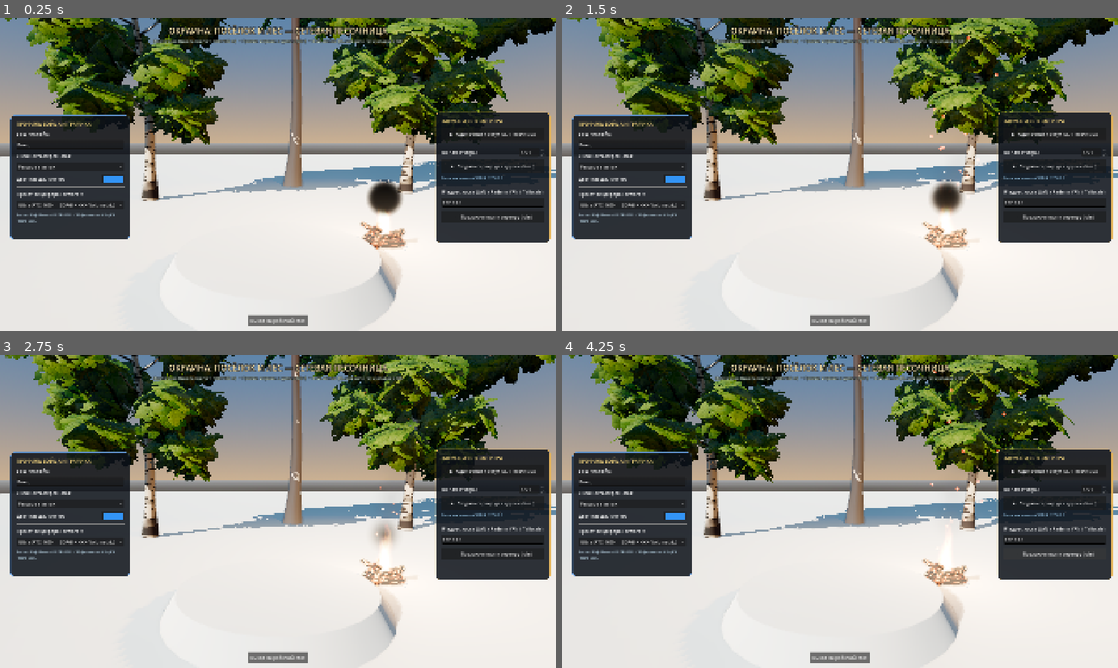
Above: before the commit, frames 1-4 (two rows, left to right).
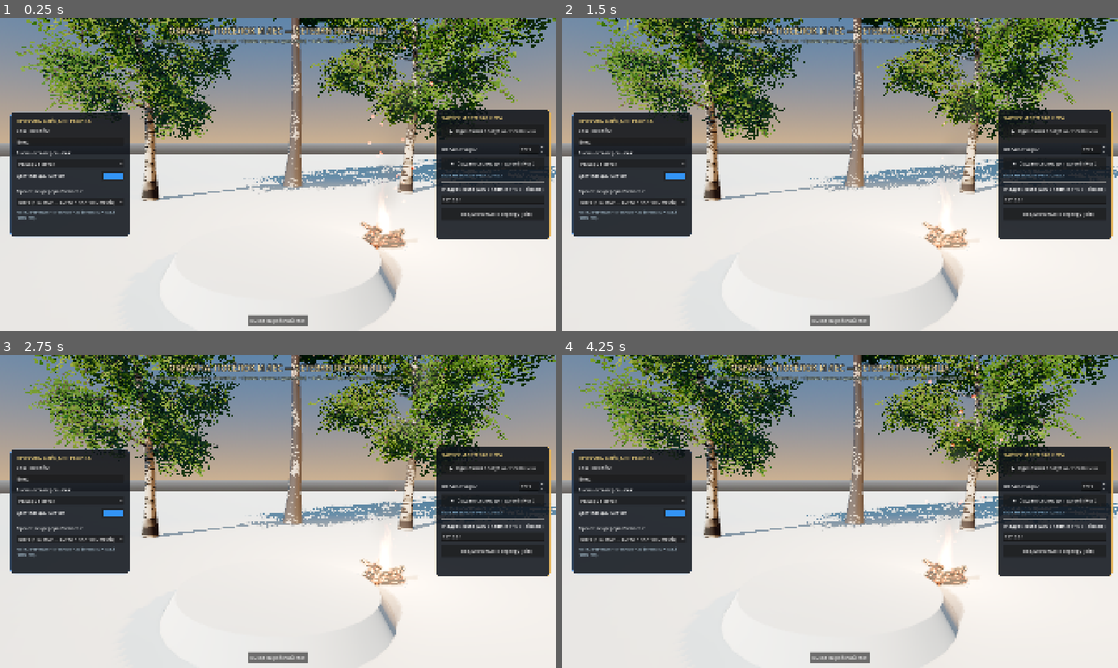
Above: after the commit, the same moments.

Repository: shooorf/dvor
Game: Godot game, scene res://src/ui/main_menu.tscn
Two runs of this game, one before a commit and one after it. Both use one fixed random seed, a clock stepped at 60 frames per second and the inputs below.
Inputs (mouse positions are in pixels of both pictures, inside the frame that each line leads up to):
- Up to frame 1 (0.25 s): no input
- Up to frame 2 (1.5 s): move the mouse to (962, 158) at 0.52 s; hold D (move_right) 0.53-1.28 s; tap Middle mouse button (attack_heavy) at 0.6 s; tap Space (jump) at 0.77 s; move the mouse to (728, 190) at 1.27 s; hold S (move_back) from 1.28 s (still down); click (728, 190) at 1.35 s
- Up to frame 3 (2.75 s): tap Space (jump) at 1.52 s; move the mouse to (333, 442) at 2.02 s; release S (move_back) at 2.03 s; hold D (move_right) from 2.03 s (still down); hold Right mouse button (block_aim) from 2.03 s (still down)
- Up to frame 4 (4.25 s): move the mouse to (812, 574) at 2.77 s; release D (move_right) at 2.78 s; release Right mouse button (block_aim) at 2.78 s; hold W (move_forward) 2.78-3.53 s; tap Ctrl (crouch) at 2.85 s; tap Space (jump) at 3.02, 3.77 s; move the mouse to (1006, 558) at 3.52 s; hold A (move_left) from 3.53 s (still down); tap Alt (dodge) at 3.6 s

The runs differ from the first frame. In frame 1, 24% of the frame differs, in the area x 0-100%, y 0-72%; in frame 2, 24%; in frame 3, 23%; in frame 4, 23%.

Commit message:
birch fix

Diff:
--- a/src/autoload/asset_catalog.gd
+++ b/src/autoload/asset_catalog.gd
@@ -15,8 +15,8 @@
 		"stamina_cost": 12.0,
 		"hit_sfx": "hit_blade",
 		"model_path": "res://assets/downloaded/models/wooden_handle_saber/model.gltf",
-		"model_scale": Vector3(1.24, 1.24, 1.24),
-		"grip_offset": Vector3(0.0, 0.04, 0.0),
+		"model_scale": Vector3(1.72, 1.72, 1.72),
+		"grip_offset": Vector3(0.0, 0.14, 0.0),
 		"grip_rot_deg": Vector3(0.0, 180.0, 0.0),
 		"accent_color": Color(0.80, 0.86, 0.94),
 	},
@@ -32,8 +32,8 @@
 		"stamina_cost": 13.0,
 		"hit_sfx": "hit_blade",
 		"model_path": "res://assets/downloaded/models/wooden_axe_02/model.gltf",
-		"model_scale": Vector3(1.48, 1.48, 1.48),
-		"grip_offset": Vector3(0.0, 0.24, 0.0),
+		"model_scale": Vector3(1.75, 1.75, 1.75),
+		"grip_offset": Vector3(0.0, 0.32, 0.0),
 		"grip_rot_deg": Vector3(0.0, 180.0, 0.0),
 		"accent_color": Color(0.88, 0.46, 0.34),
 	},
@@ -49,8 +49,8 @@
 		"stamina_cost": 15.0,
 		"hit_sfx": "hit_blunt",
 		"model_path": "res://assets/downloaded/models/ornate_medieval_mace/model.gltf",
-		"model_scale": Vector3(1.85, 1.85, 1.85),
-		"grip_offset": Vector3(0.0, 0.12, 0.0),
+		"model_scale": Vector3(2.05, 2.05, 2.05),
+		"grip_offset": Vector3(0.0, 0.16, 0.0),
 		"grip_rot_deg": Vector3(0.0, 0.0, 0.0),
 		"accent_color": Color(0.88, 0.72, 0.36),
 	},
--- a/src/ui/main_menu.gd
+++ b/src/ui/main_menu.gd
@@ -248,10 +248,12 @@
 	# Левая карточка: Боец и Графика
 	var left_card := PanelContainer.new()
 	left_card.add_theme_stylebox_override("panel", _make_card_style(Color(0.45, 0.68, 0.95, 0.65)))
+	root.add_child(left_card)
 	left_card.set_anchors_preset(Control.PRESET_CENTER_LEFT)
-	left_card.position = Vector2(36, -205)
-	left_card.size = Vector2(365, 430)
-	root.add_child(left_card)
+	left_card.offset_left = 36
+	left_card.offset_right = 401
+	left_card.offset_top = -215
+	left_card.offset_bottom = 215
 
 	var lv := VBoxContainer.new()
 	lv.add_theme_constant_override("separation", 11)
@@ -331,10 +333,12 @@
 	# Правая карточка: Подключение с друзьями
 	var right_card := PanelContainer.new()
 	right_card.add_theme_stylebox_override("panel", _make_card_style(Color(0.95, 0.74, 0.35, 0.68)))
+	root.add_child(right_card)
 	right_card.set_anchors_preset(Control.PRESET_CENTER_RIGHT)
-	right_card.position = Vector2(-416, -215)
-	right_card.size = Vector2(380, 450)
-	root.add_child(right_card)
+	right_card.offset_left = -416
+	right_card.offset_right = -36
+	right_card.offset_top = -225
+	right_card.offset_bottom = 225
 
 	var rv := VBoxContainer.new()
 	rv.add_theme_constant_override("separation", 11)
@@ -406,11 +410,13 @@
 
 	var quit_btn := Button.new()
 	quit_btn.text = "Выход на рабочий стол"
+	root.add_child(quit_btn)
 	quit_btn.set_anchors_preset(Control.PRESET_CENTER_BOTTOM)
-	quit_btn.position = Vector2(-105, -54)
-	quit_btn.size = Vector2(210, 36)
+	quit_btn.offset_left = -105
+	quit_btn.offset_right = 105
+	quit_btn.offset_top = -54
+	quit_btn.offset_bottom = -18
 	quit_btn.pressed.connect(func() -> void: get_tree().quit())
-	root.add_child(quit_btn)
 
 
 func _sync_profile_fields() -> void:
--- a/src/world/realistic_foliage.gd
+++ b/src/world/realistic_foliage.gd
@@ -498,31 +498,42 @@
 	rng: RandomNumberGenerator
 ) -> void:
 	# Объёмное 3D-облако ветвей кроны со сферическими нормалями и пропорциями UV 1:1 (без растянутых полос!)
-	var card_count := 7 if drooping else 6
+	var card_count := 9 if drooping else 8
 	var base_yaw := rng.randf() * TAU
-	var dome_origin := center - Vector3(0.0, radius * 0.38, 0.0)
+	# Центр сферы нормалей смещён значительно ниже розетки, чтобы все нормали листьев смотрели вверх-наружу к солнцу
+	var dome_origin := center - Vector3(0.0, radius * 1.45, 0.0)
 
 	for c in range(card_count):
-		var yaw := base_yaw + float(c) * (TAU / float(card_count)) + rng.randf_range(-0.28, 0.28)
-		var is_upper_layer := (c % 2 == 0)
+		var yaw := base_yaw + float(c) * (TAU / float(card_count)) + rng.randf_range(-0.24, 0.24)
+		var layer_tier := c % 3
 		var pitch_deg: float
 		if drooping:
-			pitch_deg = rng.randf_range(12.0, 34.0) if is_upper_layer else rng.randf_range(36.0, 56.0)
+			if layer_tier == 0:
+				pitch_deg = rng.randf_range(-12.0, 10.0)
+			elif layer_tier == 1:
+				pitch_deg = rng.randf_range(12.0, 30.0)
+			else:
+				pitch_deg = rng.randf_range(30.0, 46.0)
 		else:
-			pitch_deg = rng.randf_range(-8.0, 18.0) if is_upper_layer else rng.randf_range(18.0, 38.0)
-		var roll := rng.randf_range(-0.42, 0.42)
+			if layer_tier == 0:
+				pitch_deg = rng.randf_range(-18.0, 4.0)
+			elif layer_tier == 1:
+				pitch_deg = rng.randf_range(6.0, 22.0)
+			else:
+				pitch_deg = rng.randf_range(20.0, 34.0)
+		var roll := rng.randf_range(-0.32, 0.32)
 		var basis := Basis(Vector3.UP, yaw) * Basis(Vector3.RIGHT, deg_to_rad(pitch_deg)) * Basis(Vector3.FORWARD, roll)
 
 		# Квадратная пропорция (w == l) исключает диагональное растяжение листьев в шейдере!
-		var sz := radius * rng.randf_range(0.96, 1.16)
+		var sz := radius * rng.randf_range(1.02, 1.24)
 		var w := sz
 		var l := sz
-		var arch := (-0.20 if drooping else -0.12) * sz
+		var arch := (-0.16 if drooping else -0.10) * sz
 
 		var card_origin := center + Vector3(
-			cos(yaw) * radius * 0.14,
-			(0.16 if is_upper_layer else -0.06) * radius,
-			sin(yaw) * radius * 0.14
+			cos(yaw) * radius * 0.12,
+			(0.18 if layer_tier == 0 else (0.04 if layer_tier == 1 else -0.08)) * radius,
+			sin(yaw) * radius * 0.12
 		)
 
 		var p00 := card_origin + basis * Vector3(-w * 0.5, 0.0, -l * 0.12)
@@ -722,14 +733,48 @@
 	return 1.0;
 }
 
-// Слой множества мелких листьев на разветвлённой ветке (изотропная сетка с перекрытием соседних ячеек)
+// Расстояние от точки q до развилок деревянной веточки (главный побег + 6 боковых веточек)
+float twig_skeleton_dist(vec2 q, float color_r, out float on_wood) {
+	on_wood = 0.0;
+	float vc = clamp(q.y, 0.0, 0.86);
+	float sx = 0.032 * sin(vc * 5.2 + color_r * 6.28);
+	float d_min = length(q - vec2(sx, vc));
+	float stem_w = mix(0.011, 0.0028, vc);
+	if (q.y >= 0.0 && q.y <= 0.86 && abs(q.x - sx) < stem_w) {
+		on_wood = 1.0;
+	}
+
+	for (int s = 0; s < 6; s++) {
+		float fs = float(s);
+		float sv = 0.10 + fs * 0.125;
+		float side = (s % 2 == 0) ? 1.0 : -1.0;
+		vec2 s_orig = vec2(0.032 * sin(sv * 5.2 + color_r * 6.28), sv);
+		float s_ang = side * mix(0.88, 0.48, fs / 5.0);
+		vec2 s_dir = vec2(sin(s_ang), cos(s_ang));
+		vec2 s_nrm = vec2(s_dir.y, -s_dir.x);
+		vec2 rel = q - s_orig;
+		float along = dot(rel, s_dir);
+		float max_s_len = mix(0.36, 0.16, fs / 5.0);
+		float along_c = clamp(along, 0.0, max_s_len);
+		float droop = -0.05 * (along_c * along_c);
+		float perp_val = dot(rel, s_nrm) - droop;
+		float d_seg = length(vec2(along - along_c, perp_val));
+		d_min = min(d_min, d_seg);
+		if (along > 0.0 && along < max_s_len && abs(perp_val) < mix(0.006, 0.0022, along_c / max_s_len)) {
+			on_wood = 1.0;
+		}
+	}
+	return d_min;
+}
+
+// Слой множества мелких отдельных листьев вдоль веточек (с воздушными просветами неба между листьями!)
 float eval_leaf_grid_layer(
 	vec2 q,
 	float grid_freq,
 	float layer_seed,
 	float color_r,
 	bool is_birch,
-	float bough_mask,
+	float density_keep,
 	out float out_vein,
 	out float out_shade,
 	out vec2 out_tilt
@@ -737,12 +782,11 @@
 	out_vein = 0.0;
 	out_shade = 0.5;
 	out_tilt = vec2(0.0);
-	if (bough_mask <= 0.01) return 0.0;
 
 	vec2 gp = q * grid_freq;
 	vec2 base_cell = floor(gp);
 
-	// Проверяем текущую и соседние ячейки (2x2), чтобы листики свободно перекрывали друг друга без обрезания по границам ячейки
+	// Проверяем текущую и соседние ячейки (2x2), чтобы листики не обрезались по границам ячейки
 	vec2 sub = fract(gp) - 0.5;
 	int ox_start = (sub.x < 0.0) ? -1 : 0;
 	int oy_start = (sub.y < 0.0) ? -1 : 0;
@@ -751,26 +795,34 @@
 		for (int ox = 0; ox <= 1; ox++) {
 			vec2 cid = base_cell + vec2(float(ox_start + ox), float(oy_start + oy));
 			vec2 cell_center_q = (cid + 0.5) / grid_freq;
-
-			// Ограничиваем рождение листьев овальным силуэтом ветви и боковых побегов
-			float rx = cell_center_q.x / mix(0.46, 0.22, pow(clamp(cell_center_q.y, 0.0, 1.0), 1.4));
-			float ry = (cell_center_q.y - 0.48) / 0.46;
-			float dist_env = rx * rx + ry * ry;
-			vec2 rnd = hash22(cid + vec2(layer_seed * 17.3, color_r * 31.7));
-			if (dist_env > 0.95 + rnd.x * 0.22 || cell_center_q.y < 0.05 || cell_center_q.y > 0.96) {
+			if (cell_center_q.y < 0.07 || cell_center_q.y > 0.95 || abs(cell_center_q.x) > 0.46) {
 				continue;
 			}
 
-			vec2 leaf_origin = cell_center_q + (rnd - 0.5) * (0.48 / grid_freq);
-			// Листья ориентированы веером вдоль побегов от центра ветки к краям
-			float base_ang = clamp(cell_center_q.x * 2.2, -1.05, 1.05) + (rnd.y - 0.5) * 0.85;
+			vec2 rnd = hash22(cid + vec2(layer_seed * 17.3, color_r * 31.7));
+			// Пропускаем часть ячеек для ажурности и воздушных просветов между листьями
+			if (rnd.y > density_keep) {
+				continue;
+			}
+
+			// Листья растут только вблизи деревянных веточек (не образуя сплошной зелёный блин!)
+			float dummy_wood = 0.0;
+			float td = twig_skeleton_dist(cell_center_q, color_r, dummy_wood);
+			if (td > 0.076 + rnd.x * 0.018) {
+				continue;
+			}
+
+			vec2 leaf_origin = cell_center_q + (rnd - 0.5) * (0.42 / grid_freq);
+			// Листья ориентированы естественно вдоль боковых побегов с живым разбросом углов
+			float base_ang = clamp(cell_center_q.x * 2.4, -1.15, 1.15) + (rnd.x - 0.5) * 1.10;
 			float cs = cos(base_ang);
 			float sn = sin(base_ang);
 			vec2 d = q - leaf_origin;
 			vec2 rot_d = vec2(d.x * cs - d.y * sn, d.x * sn + d.y * cs);
 
-			float leaf_len = (is_birch ? 1.28 : 1.42) / grid_freq * mix(0.84, 1.18, rnd.x);
-			vec2 lp = vec2(rot_d.x / leaf_len, rot_d.y / leaf_len + 0.35);
+			// Размер отдельного листика (~7-8 см в мировых координатах), меньше шага сетки, чтобы листья были раздельными!
+			float leaf_len = (is_birch ? 0.78 : 0.86) / grid_freq * mix(0.84, 1.14, rnd.y);
+			vec2 lp = vec2(rot_d.x / leaf_len, rot_d.y / leaf_len + 0.38);
 
 			float v_tmp = 0.0;
 			vec2 tilt_tmp = vec2(0.0);
@@ -791,33 +843,15 @@
 	float v = q.y;
 	float u = q.x * 2.0; // -1..+1 для расчёта скелета веточек
 
-	// Сферическая нормаль купола кроны (не инвертируем на обратной стороне карты, чтобы вся крона освещалась как единый 3D-объём!)
+	// Сферическая нормаль купола кроны с мягким наклоном к небу (+Y), чтобы обе стороны ветки освещались объёмно и без тёмных граней
 	if (!FRONT_FACING) {
 		NORMAL = -NORMAL;
 	}
-
-	// Главный тонкий побег и боковые развилки веточки
-	float stem_x = 0.04 * sin(v * 5.5 + COLOR.r * 6.28);
-	float stem_w = mix(0.016, 0.004, v);
-	float on_stem = (v < 0.82 && abs(q.x - stem_x) < stem_w) ? 1.0 : 0.0;
-
-	// 5 боковых тонких веточек
-	for (int s = 0; s < 5; s++) {
-		float fs = float(s);
-		float sv = 0.14 + fs * 0.14;
-		float side = (s % 2 == 0) ? 1.0 : -1.0;
-		vec2 s_orig = vec2(0.04 * sin(sv * 5.5 + COLOR.r * 6.28), sv);
-		float s_ang = side * mix(0.82, 0.55, fs / 4.0);
-		vec2 s_dir = vec2(sin(s_ang), cos(s_ang));
-		vec2 s_nrm = vec2(s_dir.y, -s_dir.x);
-		vec2 rel = q - s_orig;
-		float along = dot(rel, s_dir);
-		float perp = abs(dot(rel, s_nrm));
-		float max_s_len = mix(0.34, 0.16, fs / 4.0);
-		if (along > 0.0 && along < max_s_len && perp < mix(0.008, 0.003, along / max_s_len)) {
-			on_stem = 1.0;
-		}
-	}
+	vec3 sky_up_vs = normalize((VIEW_MATRIX * vec4(0.0, 1.0, 0.0, 0.0)).xyz);
+	NORMAL = normalize(mix(NORMAL, sky_up_vs, 0.45));
+
+	float on_stem = 0.0;
+	float twig_d = twig_skeleton_dist(q, COLOR.r, on_stem);
 
 	float alpha = on_stem;
 	float is_wood = on_stem;
@@ -827,6 +861,7 @@
 
 	if (foliage_mode == 1) {
 		// ХВОЙНАЯ ЛАПА СОСНЫ / ЕЛИ: разветвлённые лапы с густыми пучками хвоинок
+		float stem_x = 0.032 * sin(v * 5.2 + COLOR.r * 6.28);
 		for (int i = 0; i < 8; i++) {
 			float fi = float(i);
 			float sv = 0.08 + fi * 0.11;
@@ -868,25 +903,24 @@
 			}
 		}
 	} else {
-		// АЖУРНАЯ БЕРЁЗОВАЯ / ЯБЛОНЕВАЯ ВЕТВЬ: два перекрывающихся слоя мелких резных листьев (~65 листьев на ветку!)
+		// АЖУРНАЯ БЕРЁЗОВАЯ / ЯБЛОНЕВАЯ ВЕТВЬ: мелкие резные листья вдоль тонких веточек с просветами неба
 		bool is_birch = (foliage_mode == 0);
-		float bough_env = 1.0 - smoothstep(0.38, 0.50, length(vec2(q.x * 1.05, (q.y - 0.50) * 0.92)));
 		float v1 = 0.0, s1 = 0.5;
 		vec2 t1 = vec2(0.0);
-		if (eval_leaf_grid_layer(q, is_birch ? 7.2 : 6.2, 1.0, COLOR.r, is_birch, bough_env, v1, s1, t1) > 0.5) {
+		if (eval_leaf_grid_layer(q, is_birch ? 10.4 : 8.8, 1.0, COLOR.r, is_birch, 0.82, v1, s1, t1) > 0.5) {
 			alpha = 1.0;
 			is_wood = 0.0;
 			vein_val = v1;
-			shade_var = s1 * 0.82;
+			shade_var = s1 * 0.85;
 			leaf_tilt = t1;
 		}
 		float v2 = 0.0, s2 = 0.5;
 		vec2 t2 = vec2(0.0);
-		if (eval_leaf_grid_layer(q + vec2(0.068, 0.054), is_birch ? 6.6 : 5.6, 2.0, COLOR.r, is_birch, bough_env, v2, s2, t2) > 0.5) {
+		if (eval_leaf_grid_layer(q + vec2(0.045, 0.038), is_birch ? 9.6 : 8.2, 2.0, COLOR.r, is_birch, 0.42, v2, s2, t2) > 0.5) {
 			alpha = 1.0;
 			is_wood = 0.0;
 			vein_val = v2;
-			shade_var = 0.22 + s2 * 0.78;
+			shade_var = 0.25 + s2 * 0.75;
 			leaf_tilt = t2;
 		}
 	}
@@ -895,26 +929,26 @@
 	ALPHA_SCISSOR_THRESHOLD = 0.48;
 
 	if (is_wood > 0.5) {
-		ALBEDO = (foliage_mode == 0) ? vec3(0.30, 0.24, 0.19) : vec3(0.24, 0.17, 0.11);
+		ALBEDO = (foliage_mode == 0) ? vec3(0.28, 0.22, 0.17) : vec3(0.24, 0.17, 0.11);
 		ROUGHNESS = 0.88;
-		AO = 0.65;
+		AO = 0.70;
 		BACKLIGHT = vec3(0.0);
 	} else {
 		// Лёгкая 3D-вариация нормали каждого отдельного листика поверх сферического купола кроны
-		NORMAL = normalize(NORMAL + TANGENT * leaf_tilt.x + BINORMAL * leaf_tilt.y);
+		NORMAL = normalize(NORMAL + TANGENT * (leaf_tilt.x * 0.35) + BINORMAL * (leaf_tilt.y * 0.35));
 		float tree_gold = smoothstep(0.62, 0.95, sin(v_wpos.x * 0.09 + v_wpos.z * 0.07) * 0.5 + 0.5);
-		float canopy_ao = mix(0.55, 1.0, COLOR.b);
+		float canopy_ao = mix(0.68, 1.0, COLOR.b);
 		vec3 col = mix(leaf_dark, leaf_bright, shade_var);
 		if (foliage_mode == 0) {
-			col = mix(col, vec3(0.56, 0.49, 0.13), tree_gold * shade_var * 0.48);
+			col = mix(col, vec3(0.56, 0.49, 0.13), tree_gold * shade_var * 0.45);
 		}
-		col *= (1.0 - vein_val * 0.14) * mix(0.82, 1.04, COLOR.b);
+		col *= (1.0 - vein_val * 0.07) * mix(0.88, 1.05, COLOR.b);
 		ALBEDO = col;
 		AO = canopy_ao;
-		AO_LIGHT_AFFECT = 0.55;
-		ROUGHNESS = (foliage_mode == 1) ? 0.62 : 0.52;
-		SPECULAR = 0.26;
-		BACKLIGHT = col * ((foliage_mode == 1) ? 0.42 : 0.78);
+		AO_LIGHT_AFFECT = 0.35;
+		ROUGHNESS = (foliage_mode == 1) ? 0.62 : 0.54;
+		SPECULAR = 0.22;
+		BACKLIGHT = col * ((foliage_mode == 1) ? 0.48 : 0.85);
 	}
 }
 """
--- a/src/world/vfx_helper.gd
+++ b/src/world/vfx_helper.gd
@@ -413,6 +413,7 @@
 	smoke.name = "CampfireSmoke"
 	smoke.amount = 18
 	smoke.lifetime = 3.2
+	smoke.preprocess = 2.4
 	smoke.position = Vector3(0.0, 0.95 * particle_scale, 0.0)
 	smoke.emission_shape = CPUParticles3D.EMISSION_SHAPE_SPHERE
 	smoke.emission_sphere_radius = 0.18 * particle_scale
@@ -430,20 +431,17 @@
 	smoke_mat.shading_mode = BaseMaterial3D.SHADING_MODE_UNSHADED
 	smoke_mat.billboard_mode = BaseMaterial3D.BILLBOARD_PARTICLES
 	smoke_mat.transparency = BaseMaterial3D.TRANSPARENCY_ALPHA
-	smoke_mat.vertex_color_use_as_albedo = true
+	smoke_mat.depth_draw_mode = BaseMaterial3D.DEPTH_DRAW_DISABLED
+	smoke_mat.albedo_color = Color(0.62, 0.58, 0.56, 0.26)
 	smoke_mat.albedo_texture = _get_soft_smoke_tex()
 	smoke_q.material = smoke_mat
 	smoke.mesh = smoke_q
 
-	var smoke_grad := Gradient.new()
-	smoke_grad.offsets = PackedFloat32Array([0.0, 0.25, 0.70, 1.0])
-	smoke_grad.colors = PackedColorArray([
-		Color(0.55, 0.46, 0.40, 0.0),
-		Color(0.48, 0.46, 0.48, 0.26),
-		Color(0.44, 0.45, 0.48, 0.14),
-		Color(0.42, 0.43, 0.46, 0.0),
-	])
-	smoke.color_ramp = smoke_grad
+	var sc_curve := Curve.new()
+	sc_curve.add_point(Vector2(0.0, 0.15))
+	sc_curve.add_point(Vector2(0.45, 1.0))
+	sc_curve.add_point(Vector2(1.0, 0.0))
+	smoke.scale_amount_curve = sc_curve
 	root.add_child(smoke)
 
 	# 4. Мелкие взмывающие крупинки раскалённых искр
@@ -451,6 +449,7 @@
 	sparks.name = "EmberSparks"
 	sparks.amount = 22
 	sparks.lifetime = 1.85
+	sparks.preprocess = 1.2
 	sparks.position = Vector3(0.0, 0.26 * particle_scale, 0.0)
 	sparks.emission_shape = CPUParticles3D.EMISSION_SHAPE_SPHERE
 	sparks.emission_sphere_radius = 0.26 * particle_scale
